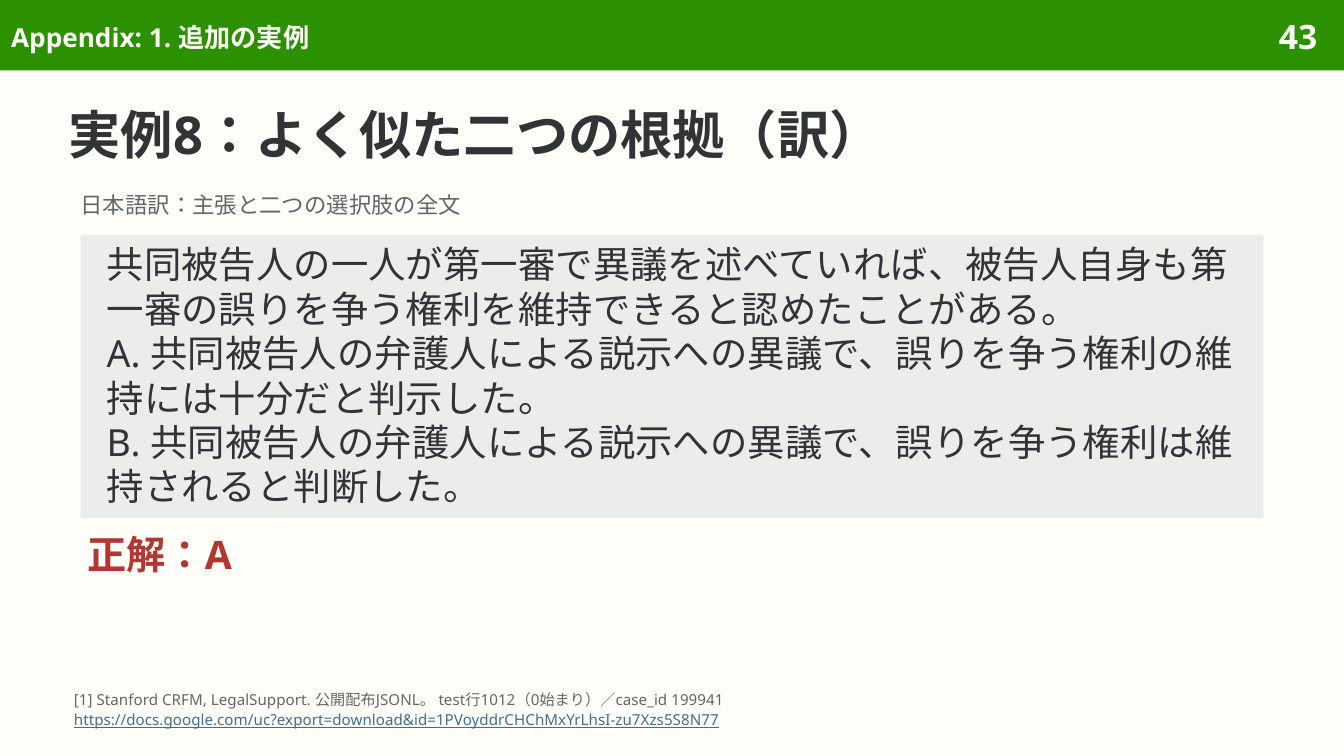
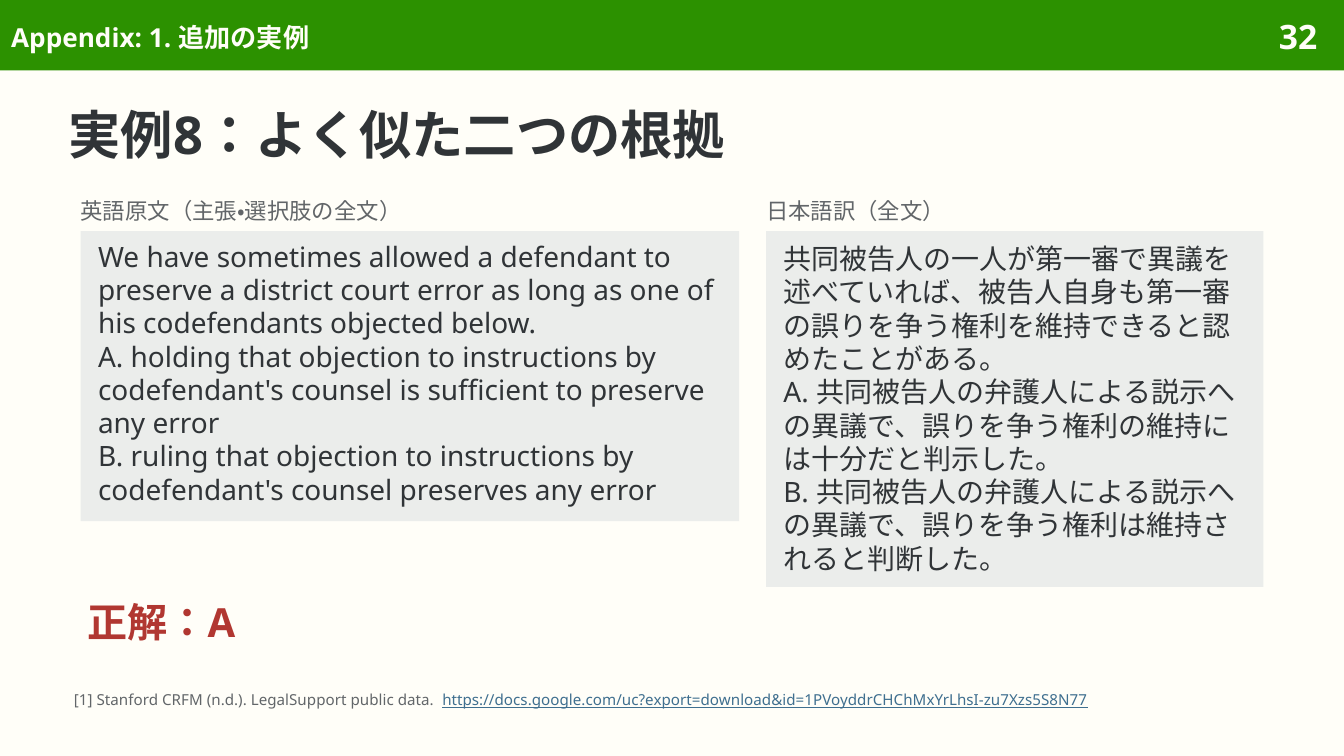
Before and after one commit to sasakiy84/datasets-in-10-minutes, a slide deck: slide 32 of slides/datasets-in-10-minutes-legal-support.pptx (slide 43 before the commit). Drawn at 1344x756 pixels with LibreOffice and Linux fonts; fonts in the diff are those of the drawing. Boxes give left, top, right and bottom in pixels: in the first picture for what was removed or moved away, otherwise in the second. Text is boxed around its words. In the diff, an @@ line names an element or a change of style, - is before the commit and + after.

Commit message:
Rebuild LegalSupport around citation evidence, examples and data use

```diff
--- a/slides/datasets-in-10-minutes-legal-support.pptx
+++ b/slides/datasets-in-10-minutes-legal-support.pptx
@@ page number at <box>1279,24,1317,50</box>: text changed @@
-43
+32
@@ title at <box>69,109,725,159</box>: text changed @@
-実例8：よく似た二つの根拠（訳）
+実例8：よく似た二つの根拠
@@ text at <box>81,200,402,221</box>: text changed @@
-日本語訳：主張と二つの選択肢の全文
+英語原文（主張・選択肢の全文）
@@ text added at <box>766,200,945,221</box>, 12 pt, text #626669 @@
+日本語訳（全文）
@@ rectangle added at <box>81,231,739,521</box>, fill #EBEDEB, 15 pt, text #303437 @@
+We have sometimes allowed a defendant to preserve a district court error as long as one of his codefendants objected below.
+A. holding that objection to instructions by codefendant's counsel is sufficient to preserve any error
+B. ruling that objection to instructions by codefendant's counsel preserves any error
@@ rectangle "共同被告人の一人が第一審で異議を述べていれば、被告人自身も第一審の誤りを争う権利を維持できると認めたことがある。": place and size @@
-rectangle "共同被告人の一人が第一審で異議を述べていれば、被告人自身も第一審の誤りを争う権利を維持できると認めたことがある。" at <box>81,235,1263,517</box>
+rectangle "共同被告人の一人が第一審で異議を述べていれば、被告人自身も第一審の誤りを争う権利を維持できると認めたことがある。" at <box>766,231,1263,587</box>
@@ rectangle "共同被告人の一人が第一審で異議を述べていれば、被告人自身も第一審の誤りを争う権利を維持できると認めたことがある。" at <box>766,231,1263,587</box>: size 20 to 15 pt; line spacing 23.8pt to 17.8pt @@
@@ text "正解：A": place and size @@
-text "正解：A" at <box>87,536,232,573</box>
+text "正解：A" at <box>87,603,235,641</box>
@@ text "正解：A" at <box>87,603,235,641</box>: size 21 to 21.5 pt; line spacing 24.6pt to 25.1pt @@
@@ text at <box>74,693,1087,709</box>: text changed @@
-[1] Stanford CRFM, LegalSupport. 公開配布JSONL。 test行1012（0始まり）／case_id 199941
-https://docs.google.com/uc?export=download&id=1PVoyddrCHChMxYrLhsI-zu7Xzs5S8N77
+[1] Stanford CRFM (n.d.). LegalSupport public data. https://docs.google.com/uc?export=download&id=1PVoyddrCHChMxYrLhsI-zu7Xzs5S8N77
```
Also in this commit, not shown: 32 other slides changed, 3 slides added, 24 slides removed, 39 other files.
